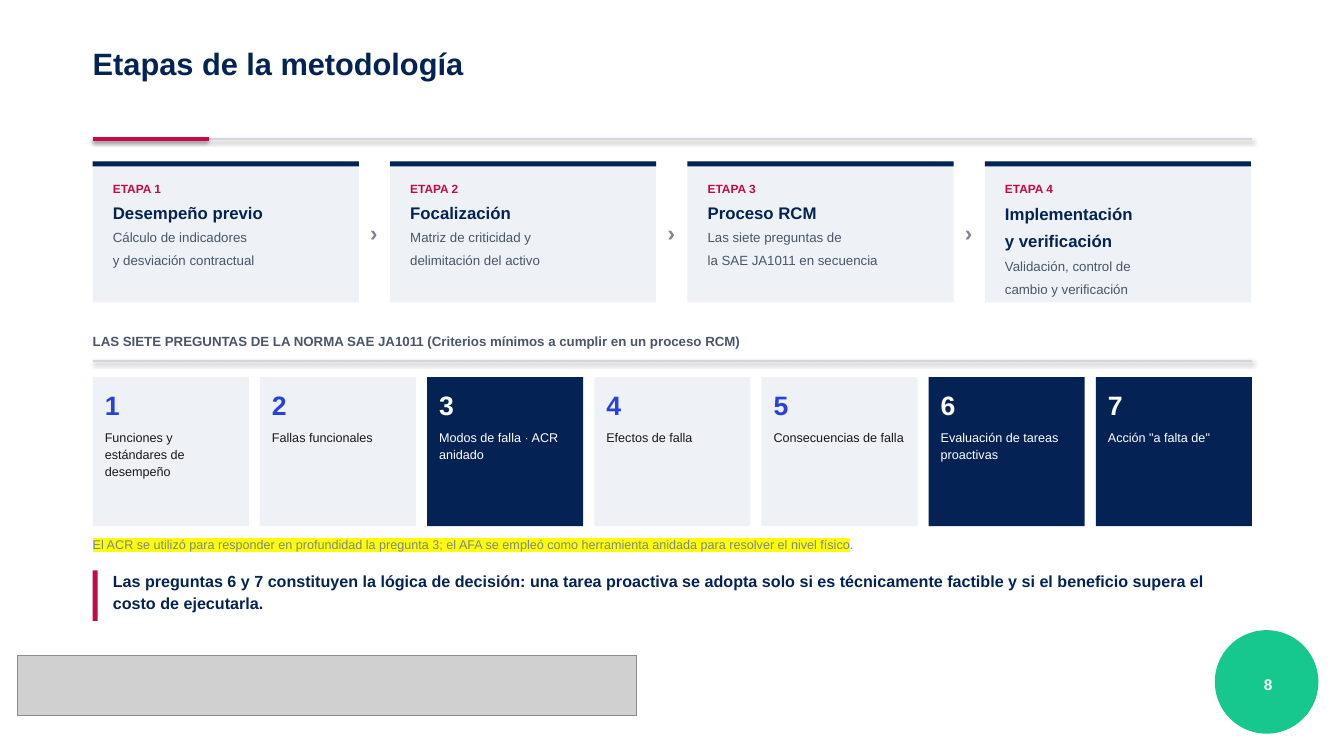
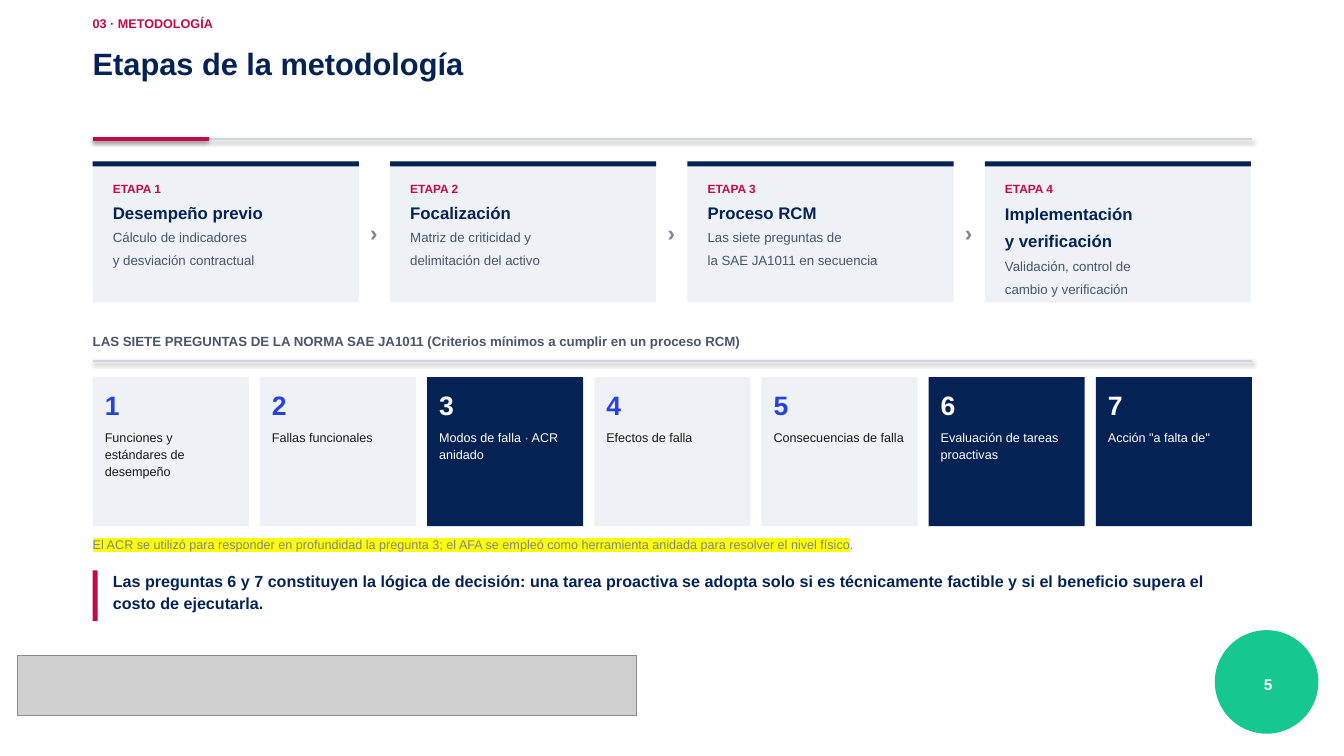
Before and after one commit to scedillo-wq/TSP, a slide deck: slide 5 of Sustentacion_TSP_Cedillo_PUCP.pptx (slide 8 before the commit). Drawn at 1344x756 pixels with LibreOffice and Linux fonts; fonts in the diff are those of the drawing; grey boxes stand for pictures; background and template pictures are left out. Boxes give left, top, right and bottom in pixels: in the first picture for what was removed or moved away, otherwise in the second. Text is boxed around its words. In the diff, an @@ line names an element or a change of style, - is before the commit and + after.

```diff
--- a/Sustentacion_TSP_Cedillo_PUCP.pptx
+++ b/Sustentacion_TSP_Cedillo_PUCP.pptx
@@ text added at [93,18,213,28], 9 pt, text #C3094A, bold @@
+03 · METODOLOGÍA
@@ text at [1264,679,1273,690]: text changed @@
-8
+5
```
Also in this commit, not shown: 18 other slides changed, 11 slides removed.
